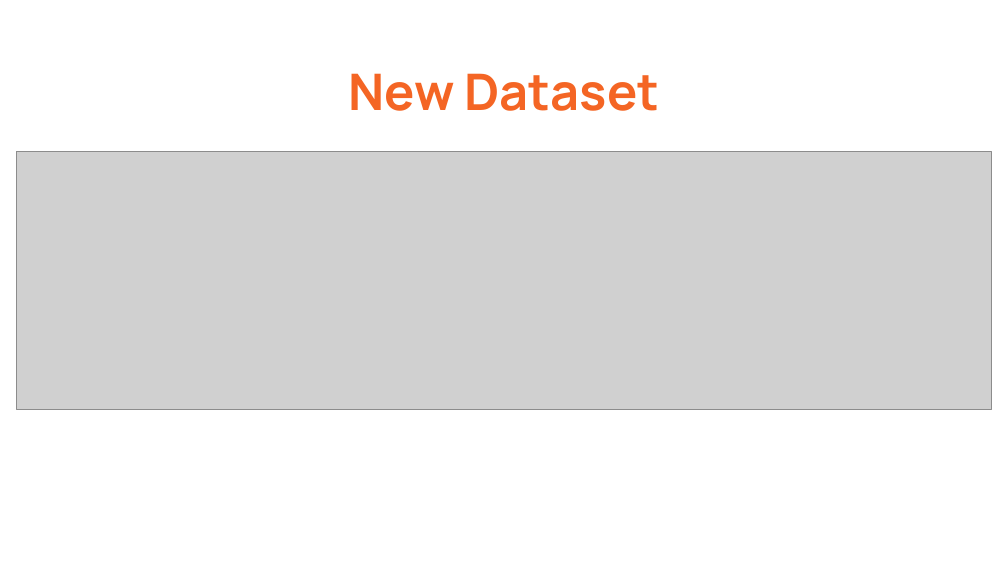
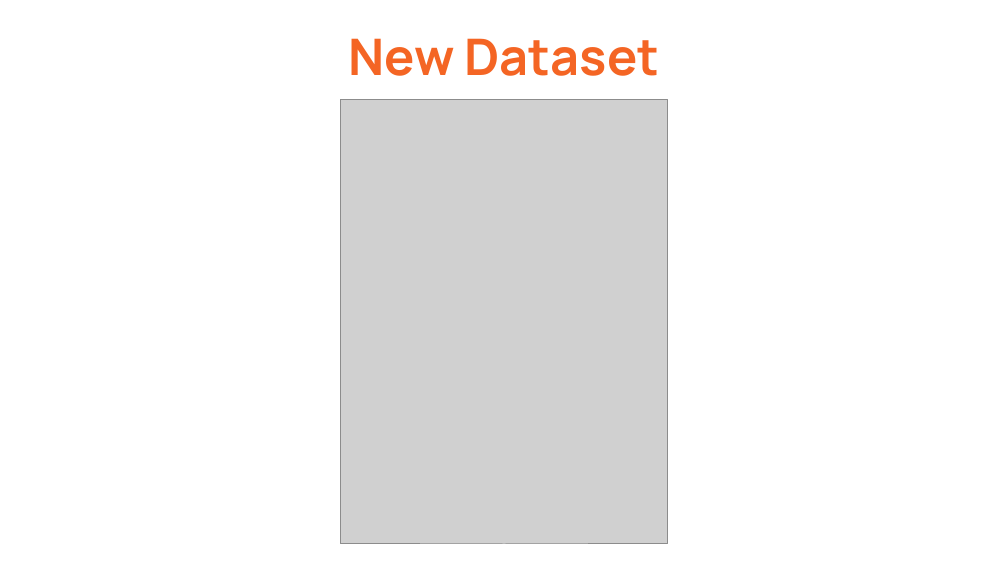
Before and after one commit to vierifath/TugasKK_B_Kelompok2, a slide deck: slide 14 of TugasMingguKe-4/decisiontree.ppt.pptx (slide 15 before the commit). Drawn at 1008x567 pixels with LibreOffice and Linux fonts; fonts in the diff are those of the drawing; grey boxes stand for pictures. Boxes give left, top, right and bottom in pixels: in the first picture for what was removed or moved away, otherwise in the second. Text is boxed around its words. In the diff, an @@ line names an element or a change of style, - is before the commit and + after.

```diff
--- a/TugasMingguKe-4/decisiontree.ppt.pptx
+++ b/TugasMingguKe-4/decisiontree.ppt.pptx
@@ title "New Dataset": place and size @@
-title "New Dataset" at [349,73,660,111]
+title "New Dataset" at [349,38,660,76]
@@ picture added at [341,100,668,544] @@
@@ picture removed at [17,151,992,409] @@
```
Also in this commit, not shown: 18 other slides changed, 1 slide added, 6 slides removed.
